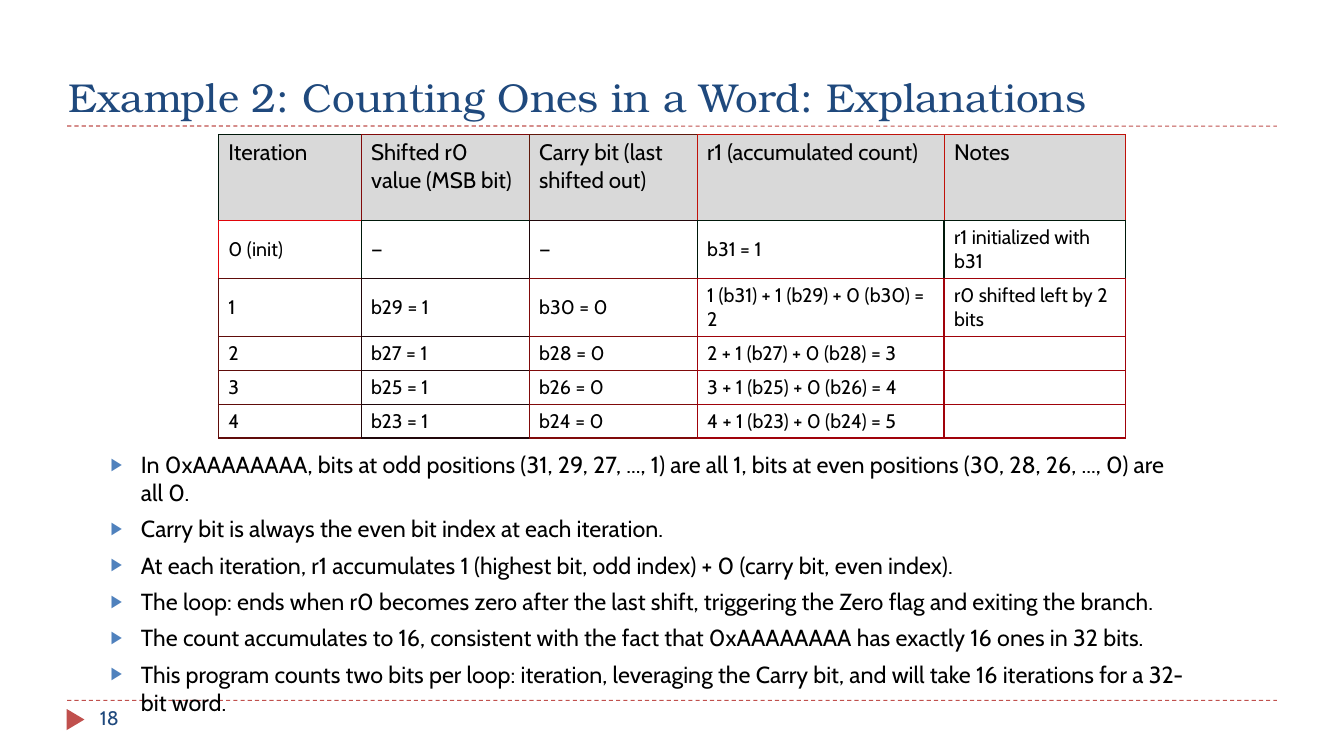
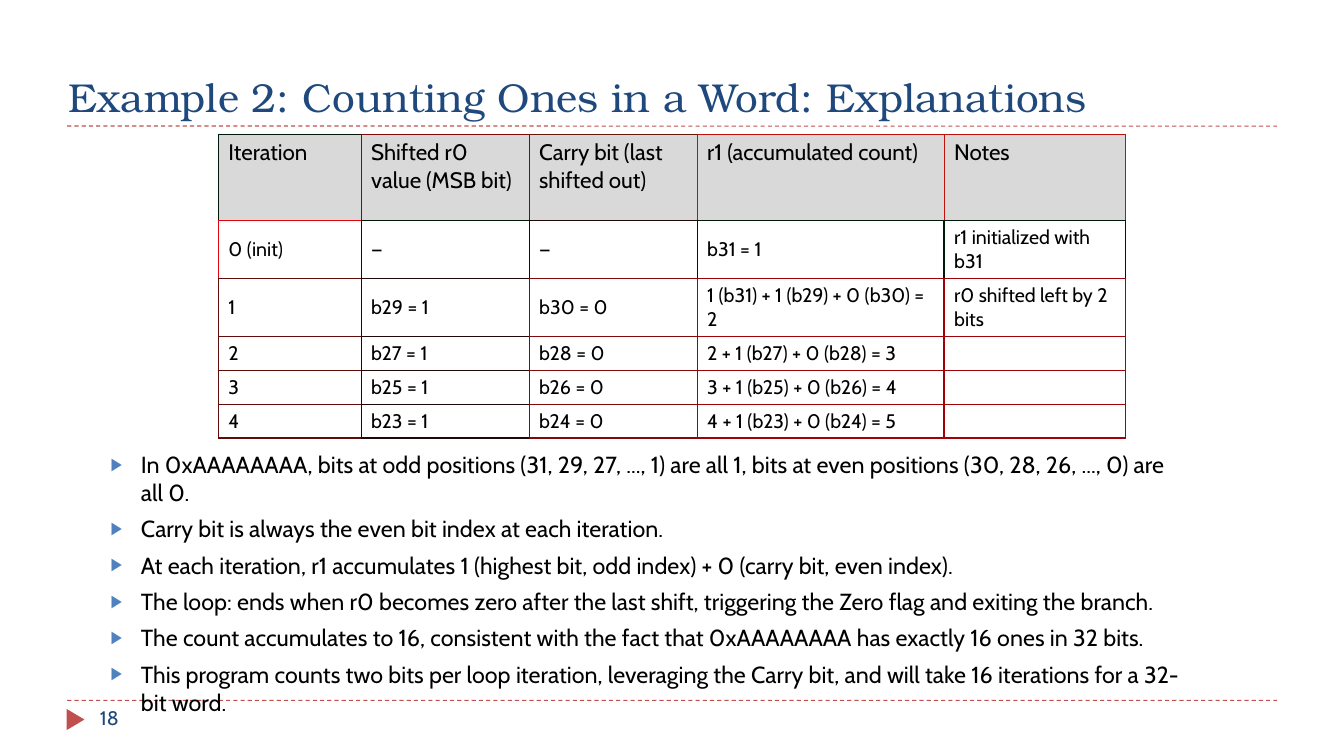
Before and after one commit to guhofstra/CSC111Fa25, a slide deck: slide 18 of PPTs/Ch7_Structured_Programming.pptx. Drawn at 1344x756 pixels with LibreOffice and Linux fonts; fonts in the diff are those of the drawing. Boxes give left, top, right and bottom in pixels: in the first picture for what was removed or moved away, otherwise in the second. Text is boxed around its words. In the diff, an @@ line names an element or a change of style, - is before the commit and + after.

```diff
--- a/PPTs/Ch7_Structured_Programming.pptx
+++ b/PPTs/Ch7_Structured_Programming.pptx
@@ text at [141,665,1179,712]: text changed @@
-▶ This program counts two bits per loop: iteration, leveraging the Carry bit, and will take 16 iterations for a 32-bit word.
+▶ This program counts two bits per loop iteration, leveraging the Carry bit, and will take 16 iterations for a 32-bit word.
```
Also in this commit, not shown: 5 other slides changed, 2 other files.
